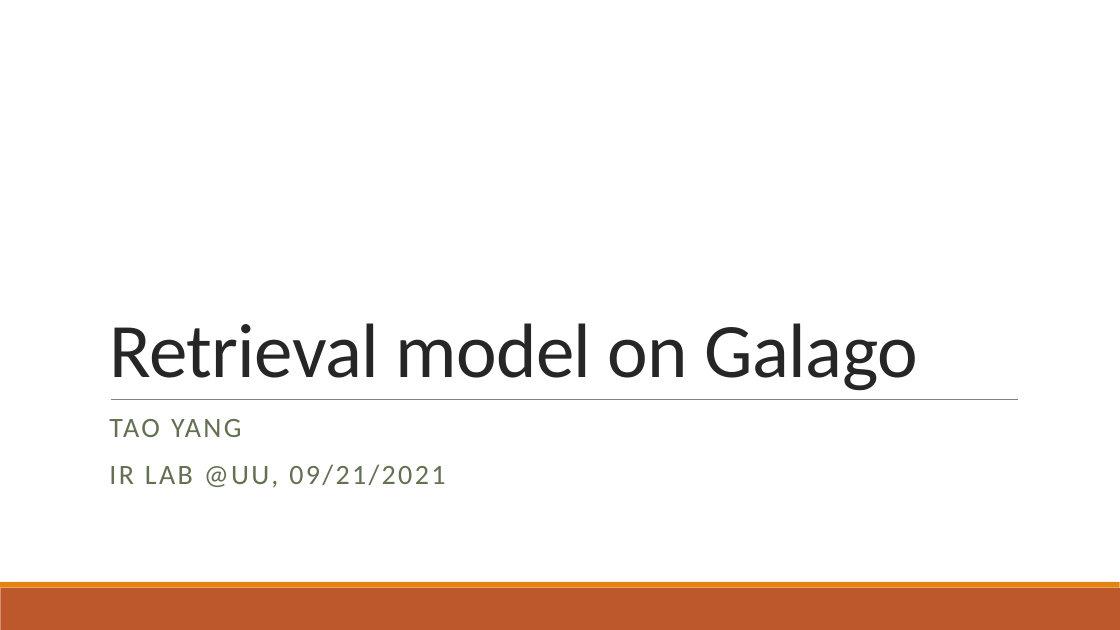
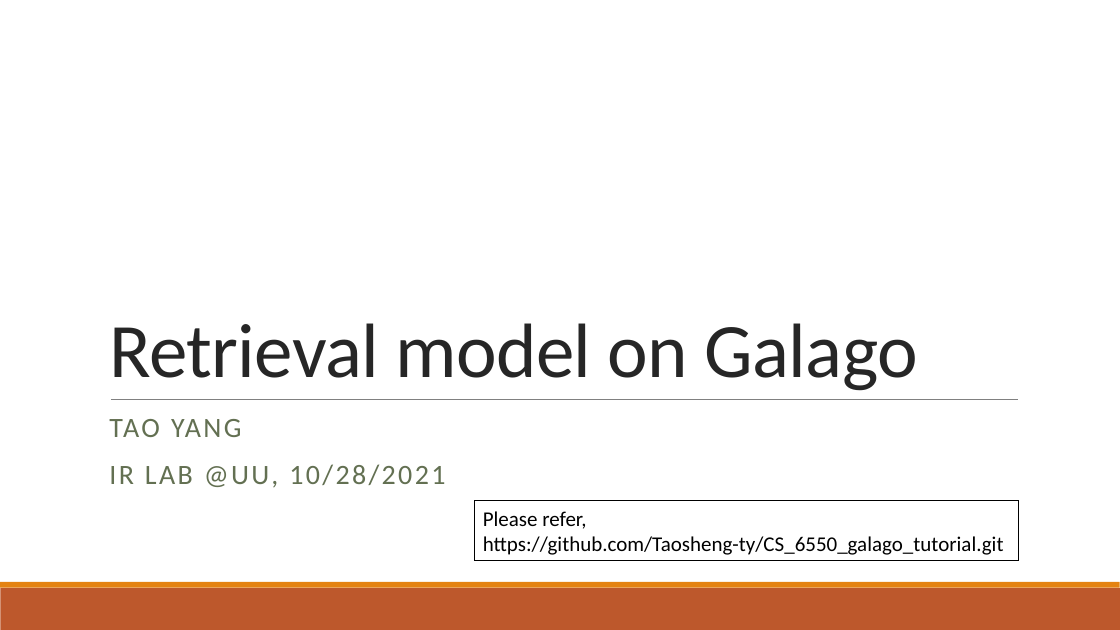
Before and after one commit to Taosheng-ty/CS_6550_galago_tutorial, a slide deck: slide 1 of tutorial_2.pptx. Drawn at 1120x630 pixels with LibreOffice and Linux fonts; fonts in the diff are those of the drawing. Boxes give left, top, right and bottom in pixels: in the first picture for what was removed or moved away, otherwise in the second. Text is boxed around its words. In the diff, an @@ line names an element or a change of style, - is before the commit and + after.

Commit message:
minor revision

```diff
--- a/tutorial_2.pptx
+++ b/tutorial_2.pptx
@@ subtitle at (109,464,445,488): text changed @@
-IR LAB @UU, 09/21/2021
+IR LAB @UU, 10/28/2021
@@ rectangle added at (475,501,1019,560), outline #000000 0.75 pt, 18 pt, text #000000 @@
+Please refer,
+https://github.com/Taosheng-ty/CS_6550_galago_tutorial.git
```
